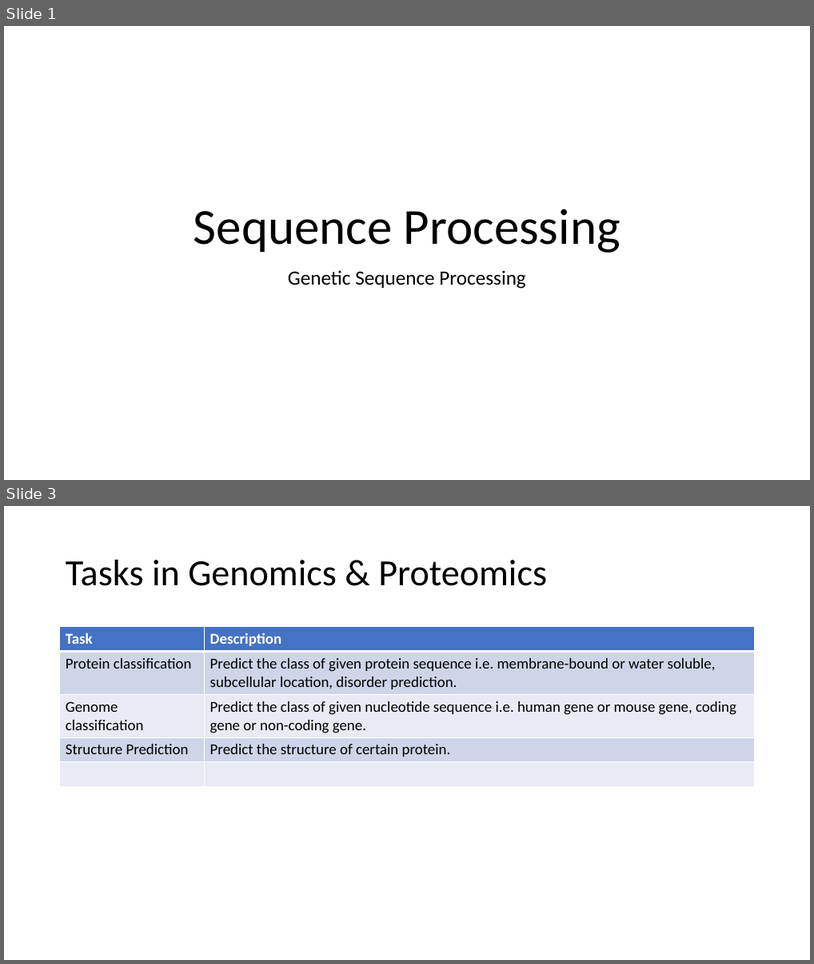
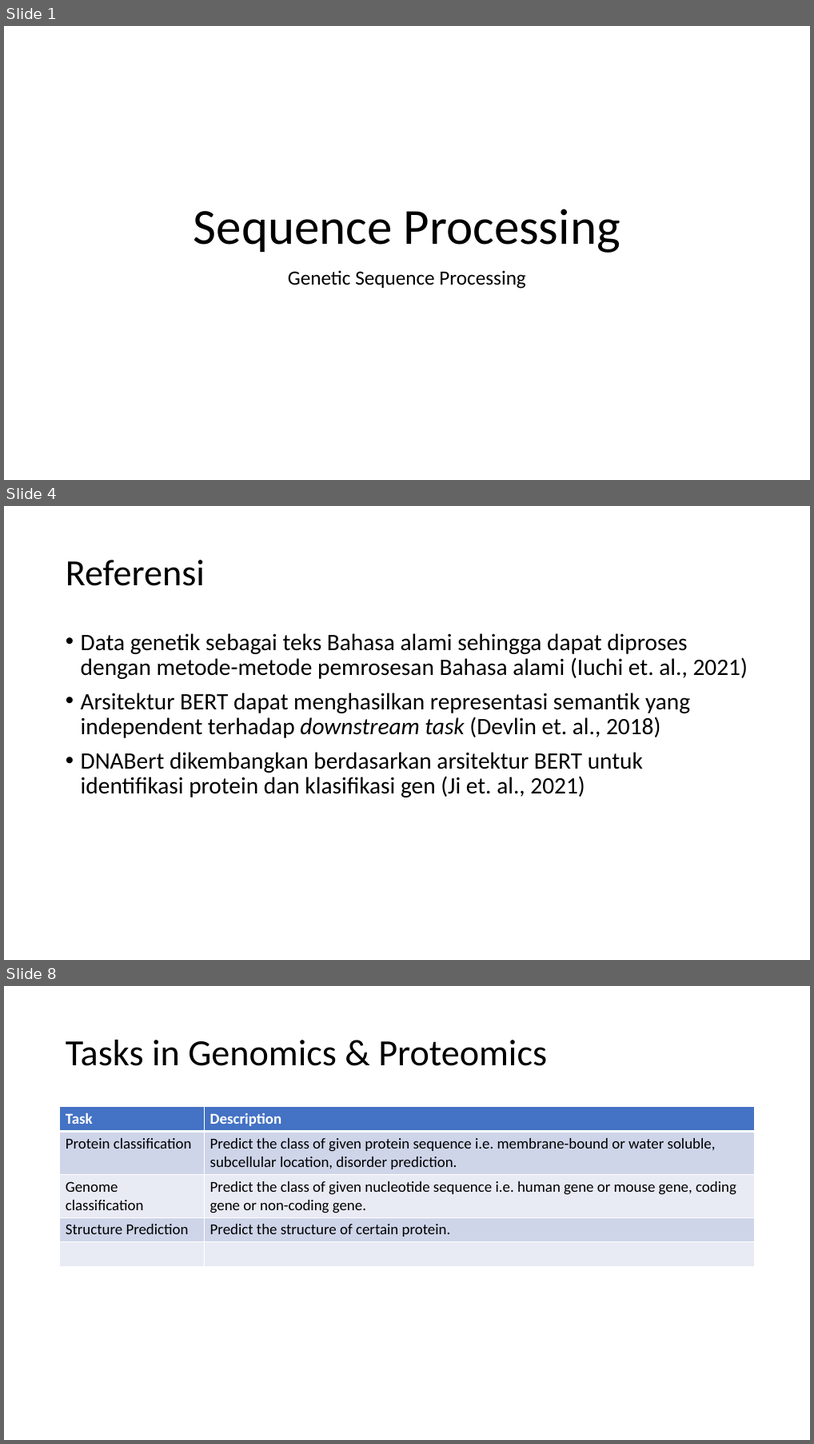
Before and after one commit to anwari32/sequence-processing, a slide deck: docs/Sequence Processing.pptx. Shown one above the other, each under a label of ours: slides 1 and 3 before the commit, slides 1, 4 and 8 after it; the slides between them are not shown. The pictures are 814x964 and 814x1444 pixels, drawn with LibreOffice and Linux fonts; fonts in the diff are those of the drawing. Boxes give left, top, right and bottom in pixels: in the first picture for what was removed or moved away, otherwise in the second. Text is boxed around its words. In the diff, an @@ line names an element or a change of style, - is before the commit and + after.

Commit message:
update Sequence Processing.pptx with bert.

```diff
--- a/docs/Sequence Processing.pptx
+++ b/docs/Sequence Processing.pptx
@@ slide 4 added at (x1=4, y1=506, x2=810, y2=960), background #FFFFFF @@
@@ title added at (x1=66, y1=560, x2=205, y2=586), 44 pt, text #000000 @@
+Referensi
@@ text added at (x1=81, y1=633, x2=748, y2=797), 28 pt, text #000000 @@
+• Data genetik sebagai teks Bahasa alami sehingga dapat diproses dengan metode-metode pemrosesan Bahasa alami (Iuchi et. al., 2021)
+• Arsitektur BERT dapat menghasilkan representasi semantik yang independent terhadap downstream task (Devlin et. al., 2018)
+• DNABert dikembangkan berdasarkan arsitektur BERT untuk identifikasi protein dan klasifikasi gen (Ji et. al., 2021)
@@ what was slide 3 is now slide 8 @@
```
Also in this commit, not shown: 1 slide changed, 4 other slides added, 1 other file.
